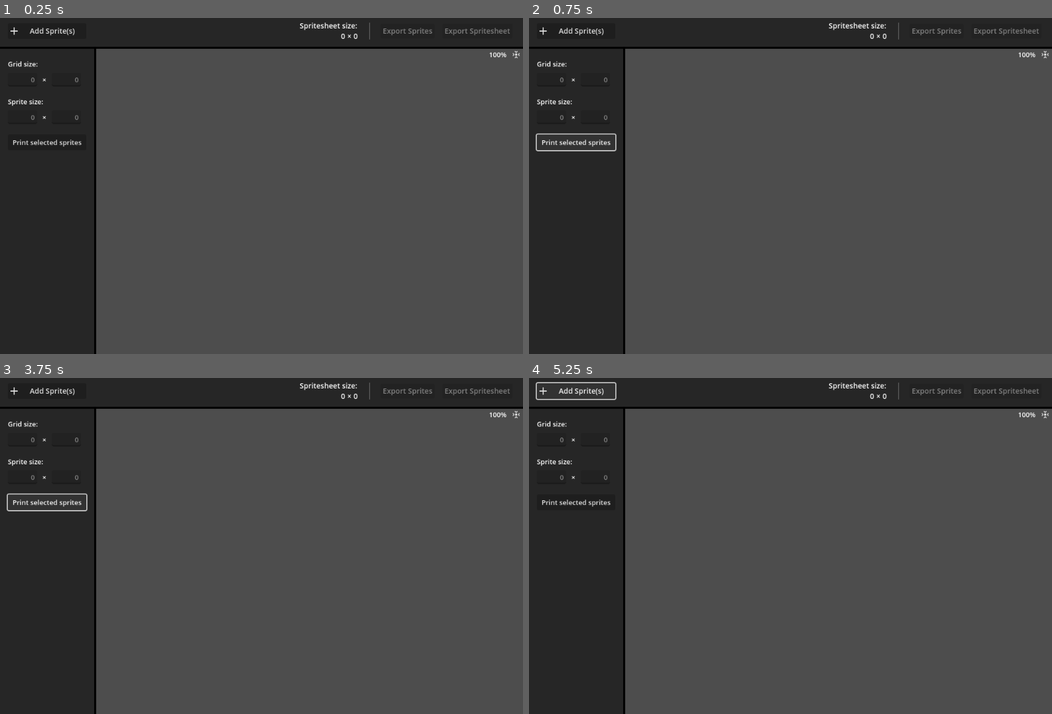
Above: before the commit, frames 1-4 (two rows, left to right).
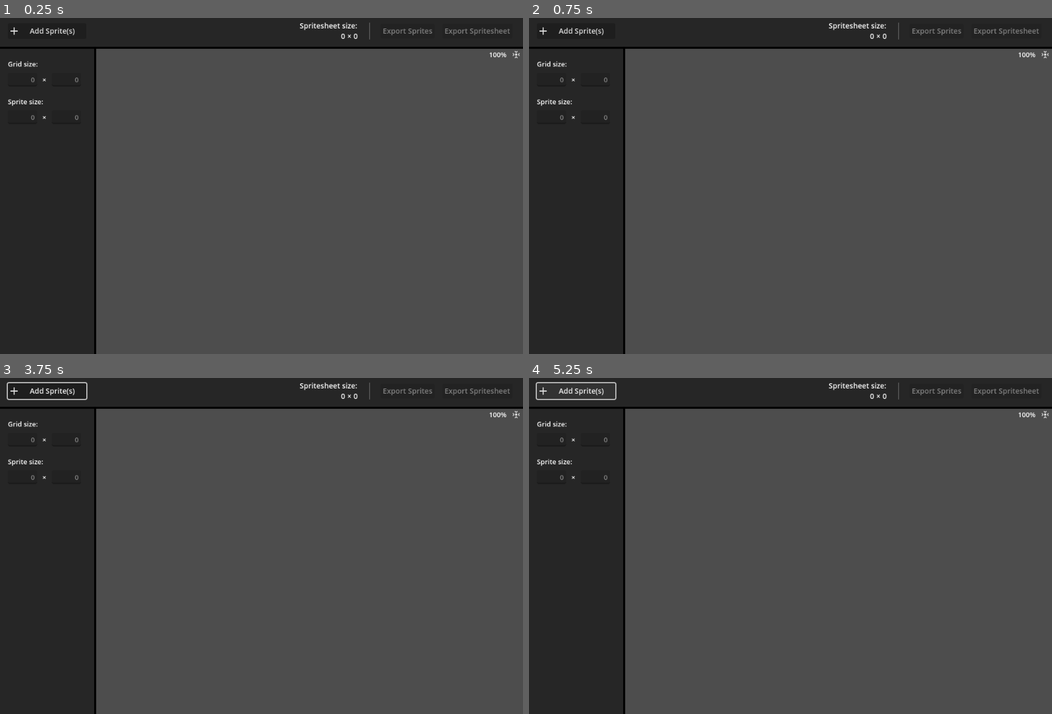
Above: after the commit, the same moments.

Repository: caleb-tognoli/spritesheetbelli
Game: Godot game, scene res://main/main.tscn
Same seed, same stepped clock (60 frames per second), same inputs: the game is played once before the commit and once after it. The engine's default icon, where the game draws it, is replaced by a stand-in: a white triangle on a blue panel in a dark square.
Inputs (mouse positions are in pixels of both pictures, inside the frame that each line leads up to):
- Up to frame 1 (0.25 s): no input
- Up to frame 2 (0.75 s): click (576, 142) at 0.5 s, where only the run before the commit has a clickable "Print selected sprites"
- Up to frame 3 (3.75 s): click "Add Sprite(s)" at 1.25 s; click (517, 414) at 2 s; click "Add Sprite(s)" at 2.75 s; click (47, 502) at 3.5 s, where only the run before the commit has a clickable "Print selected sprites"
- Up to frame 4 (5.25 s): click (1046, 414) at 4.25 s; click "Add Sprite(s)" at 5 s

The runs differ from the first frame. In frame 1, 0.1% of the frame differs, in the area x 2-16%, y 36-39%; in frame 2, 0.3%; in frame 3, 0.5%, in the area x 1-17%, y 1-40%; in frame 4, 0.1%.

Commit message:
Added selected frames options
- flip H / V
- rotate 90 CW / CCW
- delete

Diff:
--- a/icons/ControlAlignBottomWide.svg
+++ /dev/null
@@ -1 +0,0 @@
-<svg xmlns="http://www.w3.org/2000/svg" width="16" height="16"><path fill="#919191" d="m0 0h16v16h-16z"/><path fill="#474747" d="m2 2h12v12h-12z"/><path fill="#d6d6d6" d="m2 10h12v4h-12z"/></svg>
--- a/icons/ControlAlignRightWide.svg
+++ /dev/null
@@ -1 +0,0 @@
-<svg xmlns="http://www.w3.org/2000/svg" width="16" height="16"><path fill="#919191" d="m0 0h16v16h-16z"/><path fill="#474747" d="m2 2h12v12h-12z"/><path fill="#d6d6d6" d="m10 2h4v12h-4z"/></svg>
--- /dev/null
+++ b/icons/MirrorX.svg
@@ -0,0 +1 @@
+<svg xmlns="http://www.w3.org/2000/svg" width="16" height="16"><path fill="none" stroke="#e0e0e0" stroke-linecap="round" stroke-linejoin="round" stroke-width="2" d="M4 6 2 8l2 2M2 8h11m-1-2 2 2-2 2"/></svg>
--- /dev/null
+++ b/icons/MirrorY.svg
@@ -0,0 +1 @@
+<svg xmlns="http://www.w3.org/2000/svg" width="16" height="16"><path fill="none" stroke="#e0e0e0" stroke-linecap="round" stroke-linejoin="round" stroke-width="2" d="M10 4 8 2 6 4m2-2v11m2-1-2 2-2-2"/></svg>
--- /dev/null
+++ b/icons/Remove.svg
@@ -0,0 +1 @@
+<svg xmlns="http://www.w3.org/2000/svg" width="16" height="16"><path fill="#e0e0e0" d="m5 1v1h-4v2h14v-2h-4v-1zm-3 4v8a2 2 0 0 0 2 2h8a2 2 0 0 0 2-2v-8zm1 2h2v6h-2zm4 0h2v6h-2zm4 0h2v6h-2z"/></svg>
--- /dev/null
+++ b/icons/RotateLeft.svg
@@ -0,0 +1 @@
+<svg xmlns="http://www.w3.org/2000/svg" width="16" height="16"><path fill="#e0e0e0" d="M5 8a4 4 0 1 1 4 4v2a6 6 0 1 0-6-6H1l3 4 3-4z"/></svg>
--- /dev/null
+++ b/icons/RotateRight.svg
@@ -0,0 +1 @@
+<svg xmlns="http://www.w3.org/2000/svg" width="16" height="16"><path fill="#e0e0e0" d="M 11 8 a 4 4 0 1 0 -4 4 v 2 a 6 6 0 1 1 6 -6 h 2 l -3 4 l -3 -4 z"/></svg>
--- a/main/main.tscn
+++ b/main/main.tscn
@@ -188,9 +188,9 @@
 theme = ExtResource("5_itfh2")
 
 [node name="MarginContainer" type="MarginContainer" parent="VBoxContainer/HBoxContainer/ToolBar"]
-layout_mode = 1
-offset_right = 170.0
-offset_bottom = 159.0
+layout_mode = 2
+offset_right = 180.0
+offset_bottom = 584.0
 theme_override_constants/margin_left = 15
 theme_override_constants/margin_top = 20
 theme_override_constants/margin_right = 15
@@ -307,13 +307,6 @@
 script = ExtResource("9_hy223")
 default_value = "0"
 
-[node name="PrintSelected" type="Button" parent="VBoxContainer/HBoxContainer/ToolBar/MarginContainer/VBoxContainer"]
-unique_name_in_owner = true
-custom_minimum_size = Vector2(150, 30)
-layout_mode = 2
-size_flags_vertical = 4
-text = "Print selected sprites"
-
 [node name="PreviewArea" parent="VBoxContainer/HBoxContainer" instance=ExtResource("6_q2y6a")]
 unique_name_in_owner = true
 layout_mode = 2
--- a/main/main_ui.gd
+++ b/main/main_ui.gd
@@ -13,7 +13,6 @@
 @onready var add_sprites: Button = %AddSprites
 @onready var export_sprites: Button = %ExportSprites
 @onready var export_spritesheet: Button = %ExportSpritesheet
-@onready var print_selected: Button = %PrintSelected
 @onready var spritesheet_width: Label = %SpritesheetWidth
 @onready var spritesheet_height: Label = %SpritesheetHeight
 
@@ -48,11 +47,6 @@
 			var height: int = int(str_height)
 			var width: int = (Global.spritesheet.sprite_size.x * height) / Global.spritesheet.sprite_size.y
 			Global.spritesheet.resize_frames(Vector2i(width, height))
-	)
-
-	print_selected.pressed.connect(
-		func():
-			print(preview_area.spritesheet_preview.get_selected_frames().keys())
 	)
 
 
--- a/scripts/resources/spritesheet.gd
+++ b/scripts/resources/spritesheet.gd
@@ -84,7 +84,7 @@
 
 
 func add_sprites(paths: PackedStringArray, add_mode: AddMode = AddMode.FIRST_FREE_IN_LAST_ROW_WITH_FRAMES) -> void:
-	if is_empty():
+	if is_empty() and grid_size == Vector2i.ZERO:
 		grid_size = Vector2i.ONE
 
 	for path: String in paths:
--- a/spritesheet_preview/preview_area.gd
+++ b/spritesheet_preview/preview_area.gd
@@ -2,6 +2,7 @@
 extends Control
 
 
+@onready var options_menu: PopupMenu = $OptionsMenu
 @onready var spritesheet_preview: SpritesheetPreview = %SpritesheetPreview
 @onready var select_all_btn: Button = %SelectAll
 @onready var select_none_btn: Button = %SelectNone
@@ -11,26 +12,69 @@
 
 
 func _ready() -> void:
-	updated_ui()
-	spritesheet_preview.preview_updated.connect(updated_ui)
+	update_ui()
+	spritesheet_preview.preview_updated.connect(update_ui)
 	select_all_btn.pressed.connect(select_all.bind(true))
 	select_none_btn.pressed.connect(select_all.bind(false))
+	options_menu.id_pressed.connect(options_menu_item_pressed)
 
 
 func _process(_delta: float) -> void:
 	zoom.text = str(spritesheet_preview.camera.zoom.x * 100).pad_decimals(0) + "%"
 
 
-func updated_ui() -> void:
+func _gui_input(event: InputEvent) -> void:
+	if event is InputEventMouseButton:
+		if not event.pressed and event.button_index == MOUSE_BUTTON_RIGHT:
+			if options_menu.visible:
+				options_menu.visible = false
+			else:
+				options_menu.popup(Rect2i(Vector2i(event.global_position), Vector2i.ZERO))
+
+
+func update_ui() -> void:
 	var is_empty := spritesheet_preview.spritesheet.is_empty()
 	select_all_btn.visible = not is_empty
 	select_none_btn.visible = not is_empty
 
 	var selection_size := spritesheet_preview.get_selected_frames().size()
-	num_selected.visible = not is_empty and not selection_size == 0
+	var selection_empty := is_empty or selection_size == 0
+	num_selected.visible = not selection_empty
 	num_selected.text = "%d selected" % [selection_size]
+
+	for i in options_menu.item_count:
+		options_menu.set_item_disabled(i, selection_empty)
 
 
 func select_all(select: bool) -> void:
 	for frame: SpritesheetPreviewFrame in spritesheet_preview.frames.get_children():
 		frame.selected = select
+
+
+func options_menu_item_pressed(id: int):
+	var selected_frames: Dictionary = spritesheet_preview.get_selected_frames()
+	match id:
+		0:
+			for frame: Image in selected_frames.values():
+				frame.flip_x()
+		1:
+			for frame: Image in selected_frames.values():
+				frame.flip_y()
+		2:
+			for frame: Image in selected_frames.values():
+				frame.rotate_90(CLOCKWISE)
+			spritesheet_preview.spritesheet.sprite_size = selected_frames.values()[0].get_size()
+		3:
+			for frame: Image in selected_frames.values():
+				frame.rotate_90(COUNTERCLOCKWISE)
+			spritesheet_preview.spritesheet.sprite_size = selected_frames.values()[0].get_size()
+		4:
+			for coord: Vector2i in selected_frames:
+				spritesheet_preview.spritesheet.frames.erase(coord)
+
+	spritesheet_preview.spritesheet.updated.emit()
+
+	for coord: Vector2i in selected_frames:
+		for frame: SpritesheetPreviewFrame in spritesheet_preview.frames.get_children():
+			if frame.coordinate_in_spritesheet == coord:
+				frame.selected = true
--- a/spritesheet_preview/preview_area.tscn
+++ b/spritesheet_preview/preview_area.tscn
@@ -1,10 +1,16 @@
-[gd_scene load_steps=9 format=3 uid="uid://dr85rkajtgbvy"]
+[gd_scene load_steps=15 format=3 uid="uid://dr85rkajtgbvy"]
 
 [ext_resource type="Theme" uid="uid://cnu73lcdoioiq" path="res://themes/preview_area_theme.tres" id="1_4ihnc"]
 [ext_resource type="Script" path="res://spritesheet_preview/preview_area.gd" id="2_olheg"]
+[ext_resource type="Theme" uid="uid://diypk7yex32r5" path="res://themes/popup_menu_theme.tres" id="3_3bjsy"]
 [ext_resource type="Script" path="res://spritesheet_preview/spritesheet_preview.gd" id="3_ejlv6"]
 [ext_resource type="Texture2D" uid="uid://2awyv2ldg0y5" path="res://icons/CenterView.svg" id="4_eb4du"]
+[ext_resource type="Texture2D" uid="uid://hmd7ygrmk3ri" path="res://icons/RotateRight.svg" id="4_tx38g"]
+[ext_resource type="Texture2D" uid="uid://2in7dx83swk0" path="res://icons/MirrorX.svg" id="4_xa2f7"]
+[ext_resource type="Texture2D" uid="uid://5nc14njj5uk" path="res://icons/MirrorY.svg" id="5_mjnyr"]
+[ext_resource type="Texture2D" uid="uid://b2bob1fhbqpjn" path="res://icons/RotateLeft.svg" id="5_o17jl"]
 [ext_resource type="Script" path="res://spritesheet_preview/center_view.gd" id="5_p2elb"]
+[ext_resource type="Texture2D" uid="uid://btxmpestt217a" path="res://icons/Remove.svg" id="8_wte55"]
 
 [sub_resource type="Theme" id="Theme_kqwoj"]
 default_font_size = 11
@@ -27,6 +33,26 @@
 size_flags_horizontal = 3
 theme = ExtResource("1_4ihnc")
 script = ExtResource("2_olheg")
+
+[node name="OptionsMenu" type="PopupMenu" parent="."]
+auto_translate_mode = 1
+size = Vector2i(200, 113)
+theme = ExtResource("3_3bjsy")
+item_count = 5
+item_0/text = "Flip H"
+item_0/icon = ExtResource("4_xa2f7")
+item_1/text = "Flip V"
+item_1/icon = ExtResource("5_mjnyr")
+item_1/id = 1
+item_2/text = "Rotate 90° CW"
+item_2/icon = ExtResource("4_tx38g")
+item_2/id = 2
+item_3/text = "Rotate 90° CCW"
+item_3/icon = ExtResource("5_o17jl")
+item_3/id = 3
+item_4/text = "Delete"
+item_4/icon = ExtResource("8_wte55")
+item_4/id = 4
 
 [node name="PreviewContainer" type="SubViewportContainer" parent="."]
 layout_mode = 1
--- a/spritesheet_preview/spritesheet_preview.gd
+++ b/spritesheet_preview/spritesheet_preview.gd
@@ -12,7 +12,6 @@
 
 @onready var camera: Camera2D = $Camera2D
 @onready var frames: Node2D = $Frames
-
 
 var spritesheet: Spritesheet = Spritesheet.new():
 	set(v):
@@ -61,7 +60,7 @@
 
 func update_preview() -> void:
 	for child in frames.get_children():
-		child.queue_free()
+		child.free()
 
 	for img_coord in spritesheet.frames:
 		var frame: SpritesheetPreviewFrame = FRAME_SCENE.instantiate()
--- /dev/null
+++ b/themes/popup_menu_theme.tres
@@ -0,0 +1,5 @@
+[gd_resource type="Theme" format=3 uid="uid://diypk7yex32r5"]
+
+[resource]
+default_font_size = 12
+PopupMenu/constants/icon_max_width = 12
Not shown, added: icons/MirrorX.svg.import
Not shown, changed: icons/MirrorY.svg.import
Not shown, changed: icons/Remove.svg.import
Not shown, added: icons/RotateLeft.svg.import
Not shown, added: icons/RotateRight.svg.import
